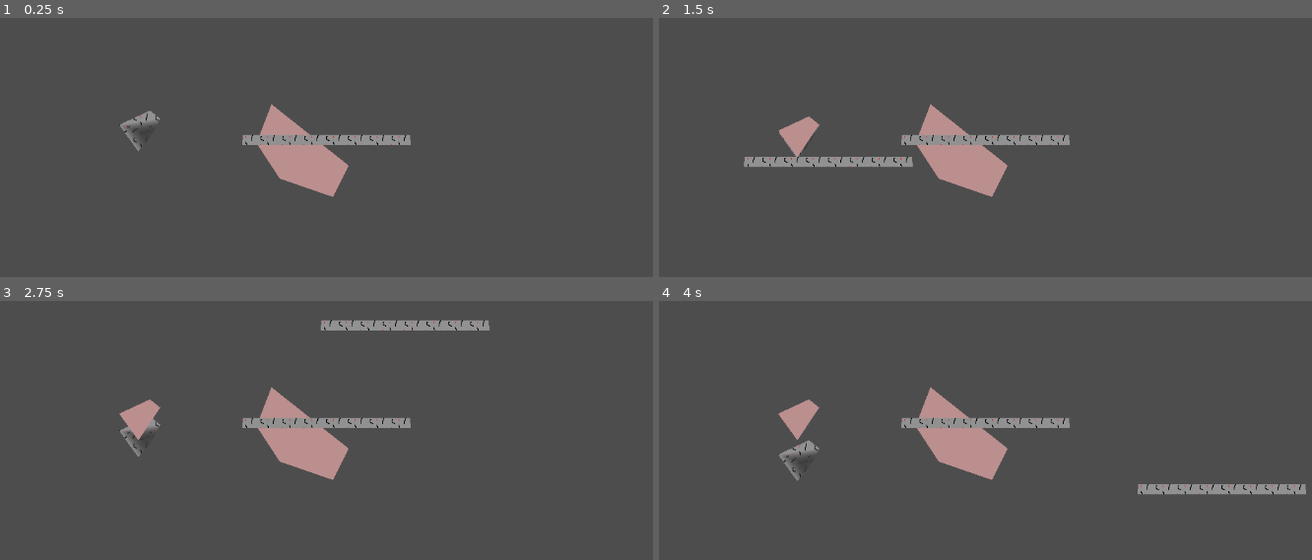
Above: before the commit, frames 1-4 (two rows, left to right).
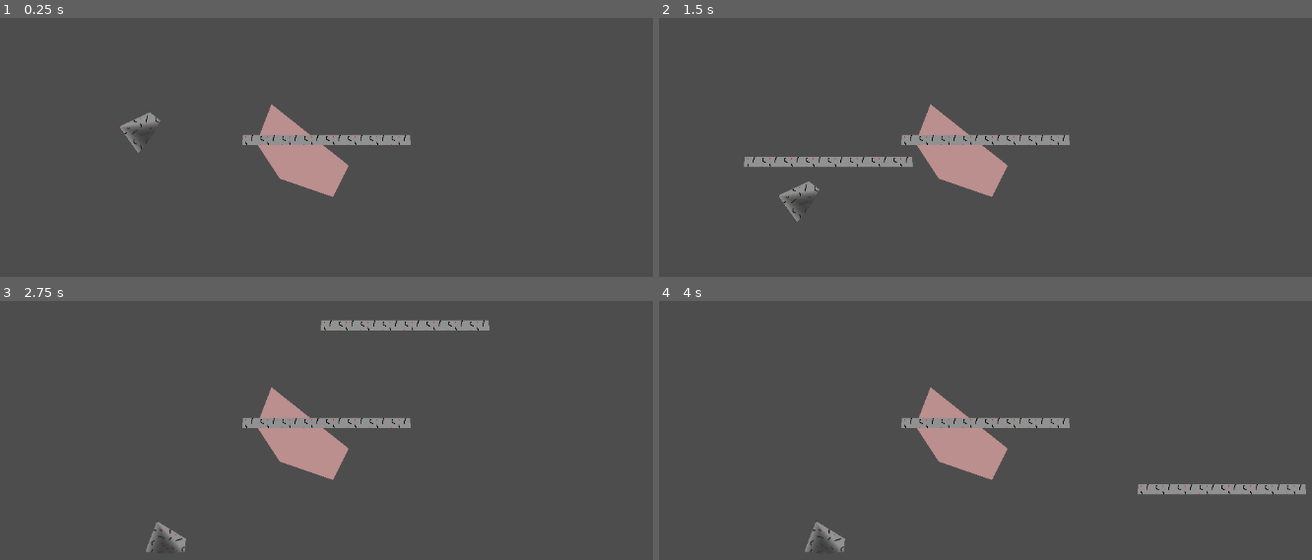
Above: after the commit, the same moments.

Repository: CWmain/SpaceJunkGame
Game: Godot game, scene res://Objects/Test_Scene.tscn
The game is run twice, just before and just after one commit, with the same random seed, the same clock (stepped at 60 frames per second) and the same inputs.
Inputs (mouse positions are in pixels of both pictures, inside the frame that each line leads up to):
- Up to frame 1 (0.25 s): no input
- Up to frame 2 (1.5 s): move the mouse to (1135, 134) at 0.52 s; click (1135, 134) at 0.6 s; move the mouse to (802, 178) at 1.27 s; click (802, 178) at 1.35 s
- Up to frame 3 (2.75 s): move the mouse to (378, 339) at 2.02 s; click (378, 339) at 2.1 s
- Up to frame 4 (4 s): move the mouse to (920, 526) at 2.77 s; click (920, 526) at 2.85 s; move the mouse to (1194, 505) at 3.52 s; click (1194, 505) at 3.6 s

The runs differ from the first frame. In frame 1, 0.1% of the frame differs, in the area x 18-25%, y 35-53%; in frame 2, 0.8%; in frame 3, 0.9%; in frame 4, 1.0%, in the area x 18-29%, y 38-97%.

Commit message:
Have the cutting working correctly on moving objects, however rotation does not work. I need to atleast get rotation working for cutting tool as it is essential.

Diff:
--- a/Objects/Cutter.gd
+++ b/Objects/Cutter.gd
@@ -9,35 +9,4 @@
 
 # Called every frame. 'delta' is the elapsed time since the previous frame.
 func _process(delta):
-
 	self.position = get_global_mouse_position();
-	if Input.is_action_just_pressed("PlacePoint"):
-		print("Pressed")
-		for entity in self.get_overlapping_bodies():
-			var tc1 : PackedVector2Array = entity.get_child(1).polygon.duplicate()
-			for i in range(tc1.size()):
-				print("old: ", tc1[i], "  new: ", tc1[i]+entity.position)
-				tc1[i] = tc1[i]+entity.position
-
-			var c1 : PackedVector2Array = cutter.polygon.duplicate()
-			for i in range(c1.size()):
-				c1[i] = c1[i]+self.position
-
-			var intersection = Geometry2D.clip_polygons(tc1, c1)
-
-			for overlapping in intersection:
-				var intersection_polygon = Polygon2D.new()
-				print(overlapping)
-				#intersection_polygon.transform = entity.transform
-				intersection_polygon.color = Color.ROSY_BROWN
-				intersection_polygon.set_polygon(overlapping)
-				get_tree().get_root().add_child(intersection_polygon)
-
-
-
-
-
-
-func _on_body_entered(body):
-	print(body.position)
-	print(body.rotation)
--- a/Objects/Test_Scene.gd
+++ b/Objects/Test_Scene.gd
@@ -4,6 +4,9 @@
 
 @onready var to_cut : Polygon2D = $ToCut
 @onready var cutter : Polygon2D = $Cutter
+
+@onready var cutting_tool = $CuttingTool
+@onready var asteroid = $Asteroid
 
 
 func _ready():
@@ -16,6 +19,10 @@
 		intersection_polygon.color = Color.ROSY_BROWN
 		intersection_polygon.set_polygon(overlapping)
 		self.add_child(intersection_polygon)
+
+func _process(_delta):
+	print(asteroid.rotation)
+	move_cut()
 
 func place_point():
 	var mouse_pos = get_viewport().get_mouse_position()
@@ -62,3 +69,35 @@
 			intersection_polygon.set_polygon(overlapping_polygon)
 			print(intersection_polygon.polygon)
 		self.remove_child(to_cut)
+
+func move_cut():
+	if Input.is_action_just_pressed("PlacePoint"):
+		print("Pressed")
+		for entity in cutting_tool.get_overlapping_bodies():
+			var tc1 : PackedVector2Array = entity.get_child(0).polygon.duplicate()
+			for i in range(tc1.size()):
+
+				tc1[i] *= cos(entity.rotation)
+				tc1[i] += entity.position
+
+
+			var c1 : PackedVector2Array = cutting_tool.cutter.polygon.duplicate()
+			for i in range(c1.size()):
+
+				c1[i] = c1[i]+cutting_tool.position
+
+
+			var intersection = Geometry2D.clip_polygons(tc1, c1)
+			#var intersection = Geometry2D.clip_polygons(entity.get_child(0).polygon, cutting_tool.cutter.polygon)
+
+			for overlapping in intersection:
+
+				var intersection_polygon = Polygon2D.new()
+				#intersection_polygon.transform = entity.transform
+				intersection_polygon.color = Color.ROSY_BROWN
+				intersection_polygon.set_polygon(overlapping)
+				get_tree().get_root().add_child(intersection_polygon)
+
+
+func _on_cutting_tool_body_entered(body):
+	print("worrrk")
--- a/Objects/Test_Scene.tscn
+++ b/Objects/Test_Scene.tscn
@@ -22,16 +22,16 @@
 
 [node name="Camera2D" type="Camera2D" parent="."]
 
-[node name="RigidBody2D" type="RigidBody2D" parent="."]
+[node name="Asteroid" type="RigidBody2D" parent="."]
 position = Vector2(-218, -30)
 collision_layer = 3
 collision_mask = 3
-gravity_scale = 0.01
+gravity_scale = 0.1
 
-[node name="CollisionPolygon2D" type="CollisionPolygon2D" parent="RigidBody2D"]
+[node name="CollisionPolygon2D" type="CollisionPolygon2D" parent="Asteroid"]
 polygon = PackedVector2Array(-20, 24, -48, -15, -3, -36, 12, -24)
 
-[node name="Cutter" type="Polygon2D" parent="RigidBody2D"]
+[node name="Cutter" type="Polygon2D" parent="Asteroid"]
 texture_repeat = 2
 texture = ExtResource("2_dhefl")
 polygon = PackedVector2Array(-20, 24, -48, -15, -3, -36, 12, -24)
@@ -46,17 +46,17 @@
 scale = Vector2(10, 10)
 shape = SubResource("RectangleShape2D_0fm31")
 
-[node name="Area2D" type="Area2D" parent="."]
-collision_layer = 3
-collision_mask = 3
+[node name="CuttingTool" type="Area2D" parent="."]
+collision_layer = 2
+collision_mask = 2
 script = ExtResource("3_3ngli")
 
-[node name="Cutter" type="Polygon2D" parent="Area2D"]
+[node name="Cutter" type="Polygon2D" parent="CuttingTool"]
 texture_repeat = 2
 texture = ExtResource("2_dhefl")
 polygon = PackedVector2Array(-85, -30, 160, -30, 161, -15, -86, -15)
 
-[node name="CollisionPolygon2D" type="CollisionPolygon2D" parent="Area2D"]
+[node name="CollisionPolygon2D" type="CollisionPolygon2D" parent="CuttingTool"]
 polygon = PackedVector2Array(-85, -30, 160, -30, 161, -15, -86, -15)
 
-[connection signal="body_entered" from="Area2D" to="Area2D" method="_on_body_entered"]
+[connection signal="body_entered" from="CuttingTool" to="." method="_on_cutting_tool_body_entered"]
